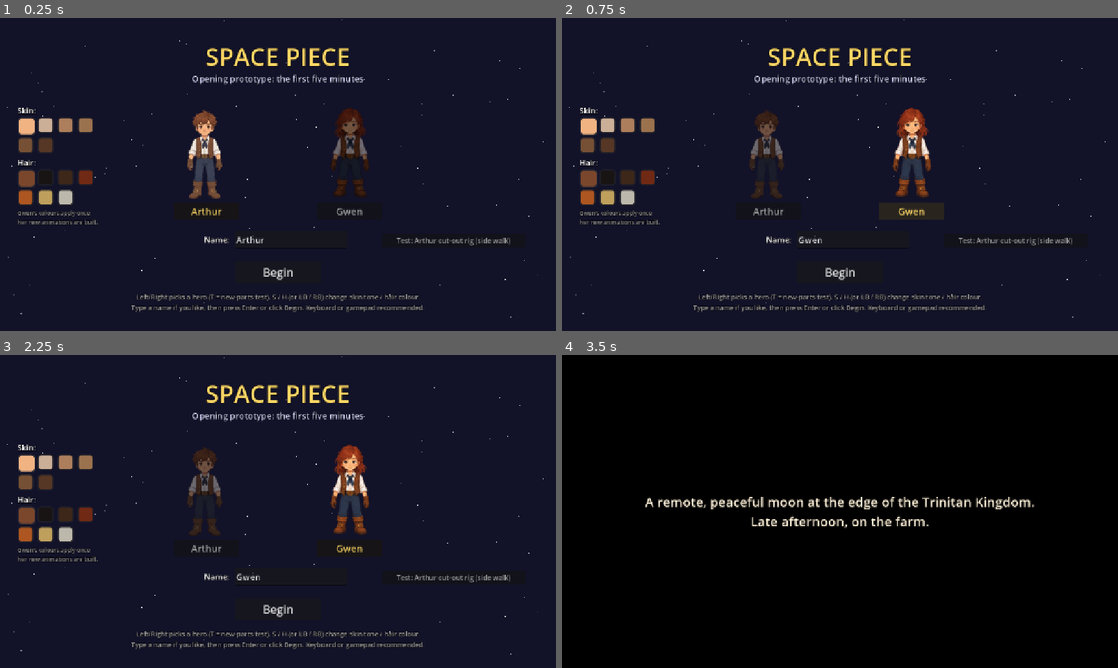
Above: before the commit, frames 1-4 (two rows, left to right).
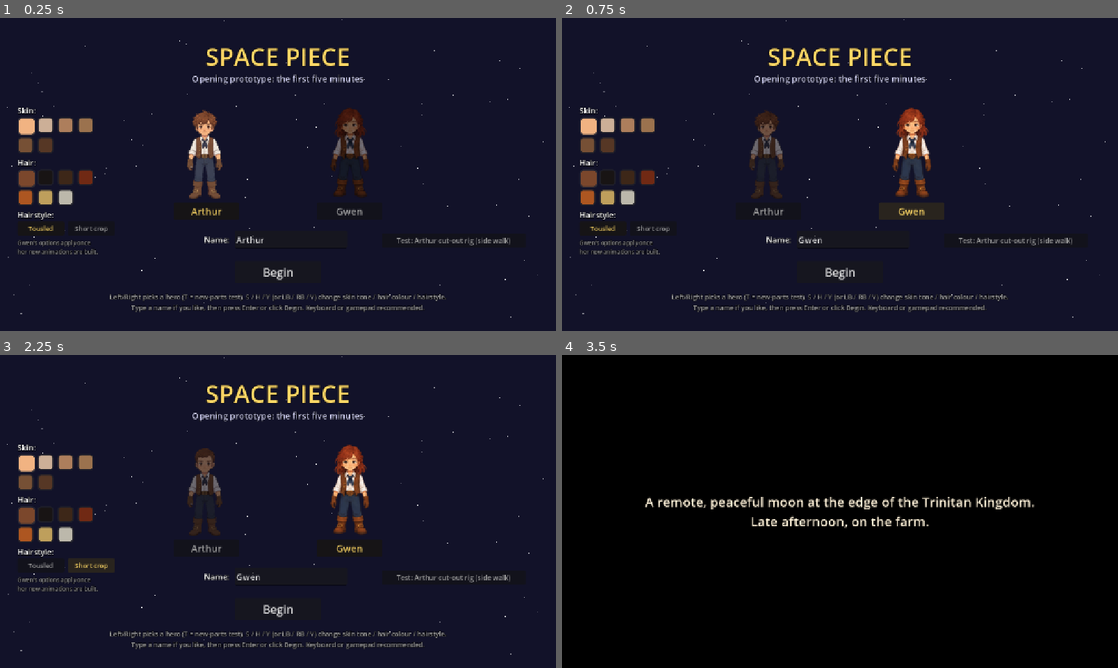
Above: after the commit, the same moments.

Repository: Grabthar21/galactic-adventure
Game: Godot game, scene res://main.tscn
The game is run twice, just before and just after one commit, with the same random seed, the same clock (stepped at 60 frames per second) and the same inputs.
Inputs (mouse positions are in pixels of both pictures, inside the frame that each line leads up to):
- Up to frame 1 (0.25 s): no input
- Up to frame 2 (0.75 s): click "Gwen" at 0.5 s
- Up to frame 3 (2.25 s): click (38, 564) at 1.25 s, where only the run after the commit has a clickable "Tousled"; click (88, 564) at 2 s, where only the run after the commit has a clickable "Short crop"
- Up to frame 4 (3.5 s): click "Begin" at 2.75 s

The runs differ from the first frame. In frame 1, 1.2% of the frame differs, in the area x 3-81%, y 61-91%; in frame 2, 1.2%; in frame 3, 1.3%, in the area x 3-81%, y 29-91%; in frame 4, nothing differs.

Commit message:
Player customization: hairstyles
- compose_style.py: a hairstyle drawing (Sprixen, same pose, only the hair changed) is
  aligned to the approved drawing by the torso; its head goes on the approved body and
  the approved face (eyes to chin, below the old bangs) is kept
- build_char.py builds a full strip set per hairstyle (art/<name>__<style>_*), scaling and
  locating heads with the approved drawing (the walk frames show the approved head), so
  body size/position are identical across styles; writes art/<name>_styles.json
- Arthur: "Short crop" style (3 Sprixen drawings, 12 credits), all QA passes
- player.gd loads art/<hero>__<GameState.hairstyle>_* when present
- title screen: Hairstyle buttons (or Y) switch the live preview; works with skin/hair colour
- README: customization section

Co-Authored-By: Claude Opus 5.5 <noreply@anthropic.com>
Claude-Session: https://claude.ai/code/session_01BTTj8a1B5QVYLgtfGJQMDk

Diff:
--- /dev/null
+++ b/art/arthur__crop_anims.json
@@ -0,0 +1,36 @@
+{
+ "walk_side": {
+  "frames": 29,
+  "fps": 36.25
+ },
+ "idle_side": {
+  "frames": 32,
+  "fps": 12
+ },
+ "walk_down": {
+  "frames": 30,
+  "fps": 37.5
+ },
+ "idle_down": {
+  "frames": 32,
+  "fps": 12
+ },
+ "walk_up": {
+  "frames": 24,
+  "fps": 30.0
+ },
+ "idle_up": {
+  "frames": 32,
+  "fps": 12
+ },
+ "skin_ref": [
+  0.9373,
+  0.698,
+  0.5098
+ ],
+ "hair_ref": [
+  0.4667,
+  0.2745,
+  0.1804
+ ]
+}
--- /dev/null
+++ b/art/arthur_styles.json
@@ -0,0 +1,4 @@
+{
+ "default": "Tousled",
+ "crop": "Short crop"
+}
--- a/scripts/game_state.gd
+++ b/scripts/game_state.gd
@@ -10,6 +10,7 @@
 # Appearance (title screen). null = the drawing's own colours.
 var skin_color = null          # Color or null
 var hair_color = null          # Color or null
+var hairstyle := ""            # "" = default; else a style built by tools/sprixen (art/<hero>__<style>_*)
 
 # Customization presets. Index 0 = as drawn.
 const SKIN_TONES := [
--- a/scripts/player.gd
+++ b/scripts/player.gd
@@ -71,22 +71,26 @@
 	walk_speed = SPEED_V2 if hero == "arthur_v2" else SPEED
 	var frames := SpriteFrames.new()
 	frames.remove_animation("default")
-	# Frame rates written by tools/sprixen/build_char.py (art/<hero>_anims.json), if present
-	var anims := _load_manifest(base)
+	# Hairstyle: tools/sprixen builds a full strip set per style as art/<hero>__<style>_*
+	var look := base
+	if GameState.hairstyle != "" and ResourceLoader.exists("res://art/%s__%s_down_walk.png" % [base, GameState.hairstyle]):
+		look = "%s__%s" % [base, GameState.hairstyle]
+	# Frame rates written by tools/sprixen/build_char.py (art/<look>_anims.json), if present
+	var anims := _load_manifest(look)
 	# Sheet rows: 0 idle (front), 1 walk side (faces right), 2 walk down, 3 walk up
 	# Front/back: Sprixen strips (art/<hero>_<down|up>_<walk|idle>.png, tools/sprixen) when present,
 	# otherwise the original sheet.
-	if not _add_strip(frames, "idle_down", "res://art/%s_down_idle.png" % base, _fps(anims, "idle_down", IDLE_SIDE_FPS)):
+	if not _add_strip(frames, "idle_down", "res://art/%s_down_idle.png" % look, _fps(anims, "idle_down", IDLE_SIDE_FPS)):
 		_add_anim(frames, tex, "idle_down", [[0, 0], [0, 0], [0, 1], [0, 0], [0, 3], [0, 0], [0, 0], [0, 2]], 4.0)
 	# Front/back walks: the sheet's 4th frame repeats the 3rd pose, so play 0,1,2,1 for a clean L-R-L-R step.
 	var front_back_order := [0, 1, 2, 1] if base == "arthur" else [0, 1, 2, 3]
-	if not _add_strip(frames, "walk_down", "res://art/%s_down_walk.png" % base, _fps(anims, "walk_down", WALK_FPS_BY_DIR.down)):
+	if not _add_strip(frames, "walk_down", "res://art/%s_down_walk.png" % look, _fps(anims, "walk_down", WALK_FPS_BY_DIR.down)):
 		_add_anim(frames, tex, "walk_down", front_back_order.map(func(c): return [2, c]), 8.0)
-	if not _add_strip(frames, "walk_up", "res://art/%s_up_walk.png" % base, _fps(anims, "walk_up", WALK_FPS_BY_DIR.up)):
+	if not _add_strip(frames, "walk_up", "res://art/%s_up_walk.png" % look, _fps(anims, "walk_up", WALK_FPS_BY_DIR.up)):
 		_add_anim(frames, tex, "walk_up", front_back_order.map(func(c): return [3, c]), 8.0)
-	if not _add_strip(frames, "idle_up", "res://art/%s_up_idle.png" % base, _fps(anims, "idle_up", IDLE_SIDE_FPS)):
+	if not _add_strip(frames, "idle_up", "res://art/%s_up_idle.png" % look, _fps(anims, "idle_up", IDLE_SIDE_FPS)):
 		_add_anim(frames, tex, "idle_up", [[3, 0]], 1.0)
-	var side_path := "res://art/%s_side_walk.png" % hero
+	var side_path := "res://art/%s_side_walk.png" % (look if hero == base else hero)
 	if ResourceLoader.exists(side_path):
 		# Skinned 12-frame side cycle from tools/walk_skin.py (frame 0 = near heel strike)
 		var side_tex: Texture2D = load(side_path)
@@ -98,7 +102,7 @@
 		if hero == base:
 			side_fps = _fps(anims, "walk_side", side_fps)
 		_add_anim(frames, side_tex, "walk_side", cells, side_fps)
-		var idle_path := "res://art/%s_side_idle.png" % hero
+		var idle_path := "res://art/%s_side_idle.png" % (look if hero == base else hero)
 		if ResourceLoader.exists(idle_path):
 			# Breathing idle loop (tools/sprixen/build_idle_strip.py); a single-cell file still works
 			var idle_tex: Texture2D = load(idle_path)
--- a/scripts/ui.gd
+++ b/scripts/ui.gd
@@ -33,6 +33,9 @@
 var _hair_sel := 0
 var _swatches := {"skin": [], "hair": []}
 var _preview_mat: ShaderMaterial
+var _styles: Array = []        # [[key, label], ...] from art/arthur_styles.json ("" = default)
+var _style_sel := 0
+var _style_btns: Array = []
 
 
 func _ready() -> void:
@@ -388,7 +391,7 @@
 	go.pressed.connect(_start)
 	title.add_child(go)
 	var hint := _label(title, 15, Color(1, 1, 1, 0.6))
-	hint.text = "Left/Right picks a hero (T = new-parts test). S / H (or LB / RB) change skin tone / hair colour.\nType a name if you like, then press Enter or click Begin. Keyboard or gamepad recommended."
+	hint.text = "Left/Right picks a hero (T = new-parts test). S / H / Y (or LB / RB / Y) change skin tone / hair colour / hairstyle.\nType a name if you like, then press Enter or click Begin. Keyboard or gamepad recommended."
 	hint.horizontal_alignment = HORIZONTAL_ALIGNMENT_CENTER
 	hint.size = Vector2(1280, 50)
 	hint.position = Vector2(0, 630)
@@ -437,11 +440,48 @@
 			b.pressed.connect(func(): _pick_look(which, k))
 			title.add_child(b)
 			_swatches[which].append(b)
+	# hairstyles built by tools/sprixen (art/<hero>__<style>_*), listed in art/<hero>_styles.json
+	_styles = [["", "Default"]]
+	var sp := "res://art/arthur_styles.json"
+	if FileAccess.file_exists(sp):
+		var d = JSON.parse_string(FileAccess.get_file_as_string(sp))
+		if d is Dictionary:
+			_styles = []
+			for key in d:
+				_styles.append(["" if key == "default" else key, d[key]])
+	var sl := _label(title, 18, Color.WHITE)
+	sl.text = "Hairstyle:"
+	sl.position = Vector2(40, 440)
+	for k in _styles.size():
+		var b := Button.new()
+		b.text = _styles[k][1]
+		b.focus_mode = Control.FOCUS_NONE
+		b.add_theme_font_size_override("font_size", 15)
+		b.size = Vector2(108, 32)
+		b.position = Vector2(40 + (k % 2) * 116, 468 + (k / 2) * 38)
+		b.pressed.connect(func(): _pick_style(k))
+		title.add_child(b)
+		_style_btns.append(b)
 	var note := _label(title, 13, Color(1, 1, 1, 0.55))
-	note.text = "Gwen's colours apply once\nher new animations are built."
-	note.position = Vector2(40, 440)
+	note.text = "Gwen's options apply once\nher new animations are built."
+	note.position = Vector2(40, 470 + ((_styles.size() + 1) / 2) * 38)
+	_pick_style(0)
 	_pick_look("skin", 0)
 	_pick_look("hair", 0)
+
+
+func _pick_style(k: int) -> void:
+	_style_sel = k
+	GameState.hairstyle = _styles[k][0]
+	for j in _style_btns.size():
+		_style_btns[j].modulate = Color(1, 0.85, 0.4) if j == k else Color(0.7, 0.7, 0.7)
+	# swap Arthur's preview to that style's front idle (+ its mask)
+	var look := "arthur" if GameState.hairstyle == "" else "arthur__" + GameState.hairstyle
+	var strip := "res://art/%s_down_idle.png" % look
+	if hero_preview.size() > 0 and _preview_mat and ResourceLoader.exists(strip):
+		var at: AtlasTexture = hero_preview[0][0].texture
+		at.atlas = load(strip)
+		_preview_mat.set_shader_parameter("mask_tex", load(strip.replace(".png", "_mask.png")))
 
 
 func _swatch_box(bg: Color, border: Color) -> StyleBoxFlat:
--- a/tests/render_ingame.gd
+++ b/tests/render_ingame.gd
@@ -24,7 +24,8 @@
 	if _f == 5:
 		var ui = _find(root, "_pick_look")
 		ui._pick_look("skin", 4)
-		ui._pick_look("hair", 5)
+		ui._pick_look("hair", 3)
+		ui._pick_style(1)
 		ui._start()
 	if _f == 200:
 		root.get_texture().get_image().save_png("/tmp/ingame.png")
--- a/tests/render_title.gd
+++ b/tests/render_title.gd
@@ -23,11 +23,12 @@
 	_f += 1
 	if _f == 5:
 		_ui = _find(root)
-	var shots := {8: [0, 0], 12: [5, 5], 16: [4, 1], 20: [2, 4]}
+	var shots := {8: [0, 0, 0], 12: [5, 5, 1], 16: [4, 1, 1], 20: [2, 4, 0]}
 	for k in shots:
 		if _f == k and _ui:
 			_ui._pick_look("skin", shots[k][0])
 			_ui._pick_look("hair", shots[k][1])
+			_ui._pick_style(shots[k][2])
 		if _f == k + 2:
 			root.get_texture().get_image().save_png("/tmp/title_%d.png" % k)
 	if _f == 24:
--- a/tools/sprixen/chars/arthur/config.json
+++ b/tools/sprixen/chars/arthur/config.json
@@ -2,19 +2,50 @@
   "name": "arthur",
   "game_height": 133,
   "views": {
-    "side":  {"base": "base_side.png"},
-    "front": {"base": "base_front.png"},
-    "back":  {"base": "base_back.png"}
+    "side": {
+      "base": "base_side.png"
+    },
+    "front": {
+      "base": "base_front.png"
+    },
+    "back": {
+      "base": "base_back.png"
+    }
   },
   "walks": {
-    "side": {"raw": "raw/walk_side.png"},
-    "down": {"raw": "raw/walk_down.png"},
-    "up":   {"raw": "raw/walk_up.png"}
+    "side": {
+      "raw": "raw/walk_side.png"
+    },
+    "down": {
+      "raw": "raw/walk_down.png"
+    },
+    "up": {
+      "raw": "raw/walk_up.png"
+    }
   },
   "walk_cycle_seconds": 0.8,
-  "idle": {"frames": 32, "lift_px": 2.4, "fps": 12},
+  "idle": {
+    "frames": 32,
+    "lift_px": 2.4,
+    "fps": 12
+  },
   "fix_gloves": true,
   "skin_reference": "side",
-  "extra_idles": [{"out": "arthur_v2_side_idle.png", "view": "side", "height": 123}],
-  "notes": "Version 1 (3/4 right) is the approved look. Walks are Sprixen premium. Idles are generated from the base drawings by breathe.py."
+  "extra_idles": [
+    {
+      "out": "arthur_v2_side_idle.png",
+      "view": "side",
+      "height": 123
+    }
+  ],
+  "notes": "Version 1 (3/4 right) is the approved look. Walks are Sprixen premium. Idles are generated from the base drawings by breathe.py.",
+  "default_style_label": "Tousled",
+  "hairstyles": {
+    "crop": {
+      "label": "Short crop",
+      "side": "styles/crop_side.png",
+      "front": "styles/crop_front.png",
+      "back": "styles/crop_back.png"
+    }
+  }
 }
Binary file added: art/arthur__crop_down_idle.png
Binary file added: art/arthur__crop_down_idle_mask.png
Binary file added: art/arthur__crop_down_walk.png
Binary file added: art/arthur__crop_down_walk_mask.png
Binary file added: art/arthur__crop_side_idle.png
Binary file added: art/arthur__crop_side_idle_mask.png
Binary file added: art/arthur__crop_side_walk.png
Binary file added: art/arthur__crop_side_walk_mask.png
Binary file added: art/arthur__crop_up_idle.png
Binary file added: art/arthur__crop_up_idle_mask.png
Binary file added: art/arthur__crop_up_walk.png
Binary file added: art/arthur__crop_up_walk_mask.png
(and 4 more such lines)
